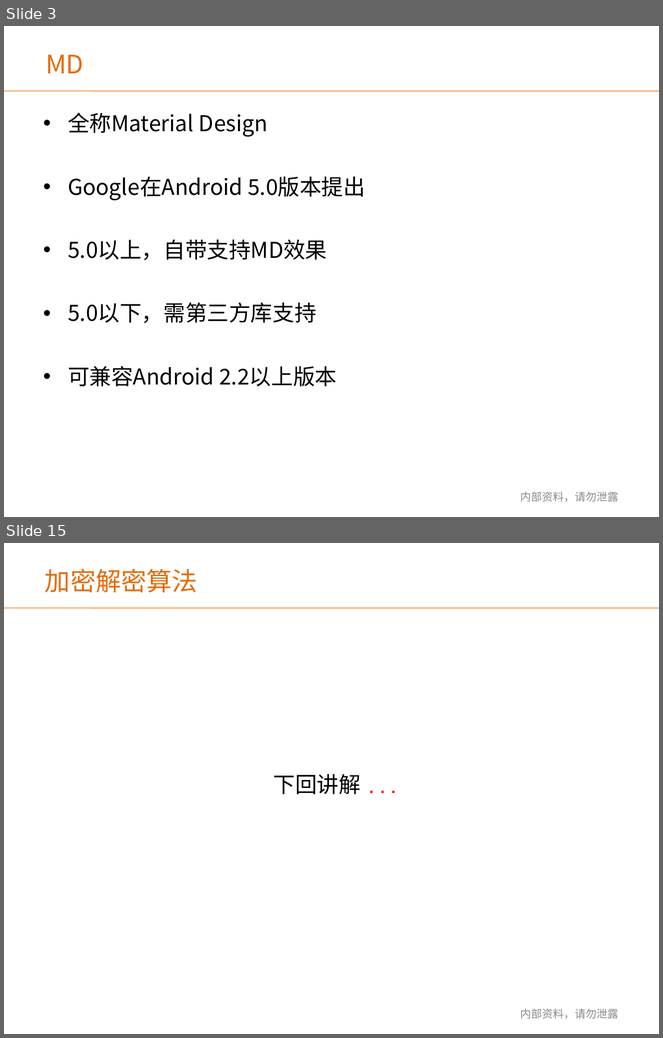
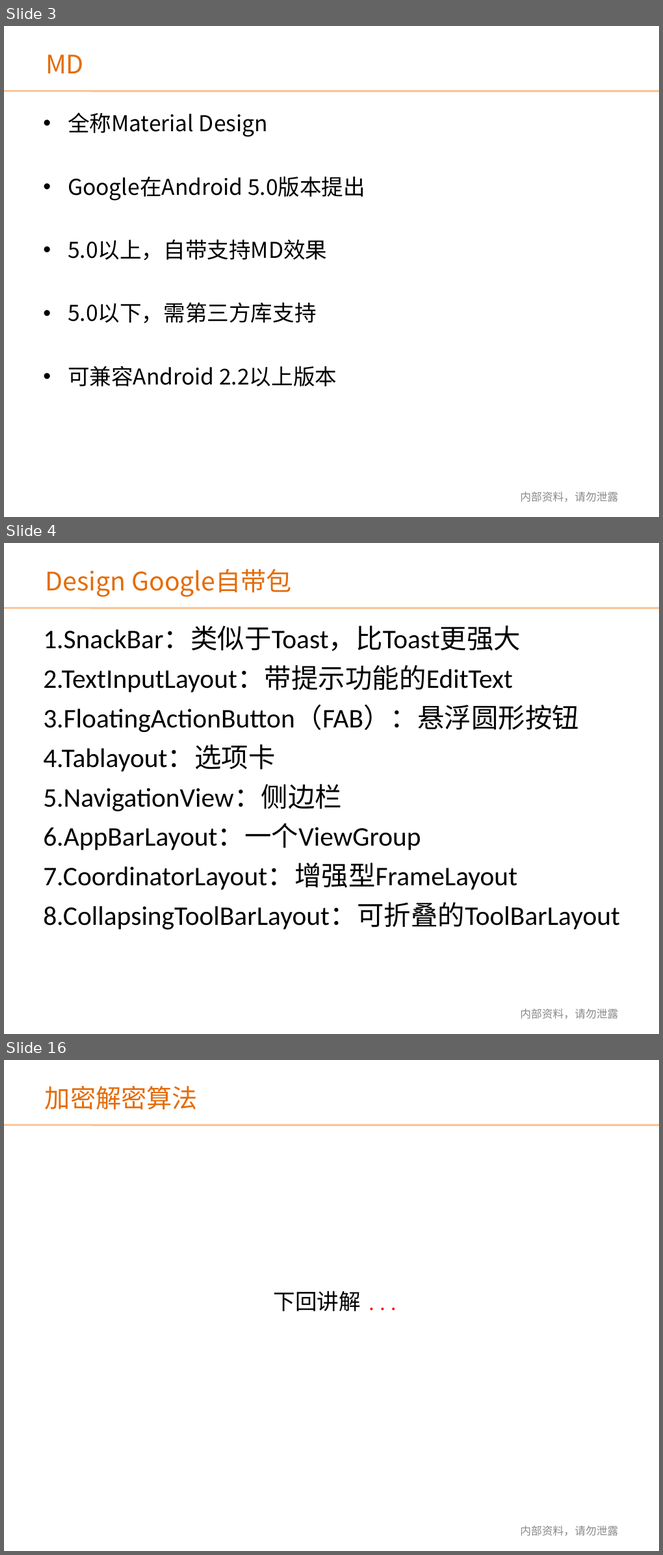
Before and after one commit to renbeyond/shareDemos, a slide deck: Android知识分享交流11_MD初涉_Bauer_3:10/Android知识分享交流_MD初涉_Bauer.ppt. Shown one above the other, each under a label of ours: slides 3 and 15 before the commit, slides 3, 4 and 16 after it; the slides between them are not shown. The pictures are 663x1038 and 663x1555 pixels, drawn with LibreOffice and Linux fonts; fonts in the diff are those of the drawing; background and template pictures are left out. Boxes give left, top, right and bottom in pixels: in the first picture for what was removed or moved away, otherwise in the second. Text is boxed around its words. In the diff, an @@ line names an element or a change of style, - is before the commit and + after.

```diff
--- a/Android知识分享交流11_MD初涉_Bauer_3:10/Android知识分享交流_MD初涉_Bauer.ppt
+++ b/Android知识分享交流11_MD初涉_Bauer_3:10/Android知识分享交流_MD初涉_Bauer.ppt
@@ slide 4 added at box(4, 543, 659, 1034), background picture (left out); not listed: 1 template element that a slide beside it also shows @@
@@ text added at box(46, 569, 292, 597), 28 pt, text #E46C0A @@
+Design Google自带包
@@ text added at box(43, 626, 620, 930), 29.6 pt, text #000000 @@
+1.SnackBar：类似于Toast，比Toast更强大
+2.TextInputLayout：带提示功能的EditText
+3.FloatingActionButton（FAB）：悬浮圆形按钮
+4.Tablayout：选项卡
+5.NavigationView：侧边栏
+6.AppBarLayout：一个ViewGroup
+7.CoordinatorLayout：增强型FrameLayout
+8.CollapsingToolBarLayout：可折叠的ToolBarLayout
@@ text added at box(520, 1009, 618, 1019), 12 pt, text #898989 @@
+内部资料，请勿泄露
@@ what was slide 15 is now slide 16 @@
```
Also in this commit, not shown: 3 slides changed, 9 other slides added, 9 slides removed, 33 other files.
